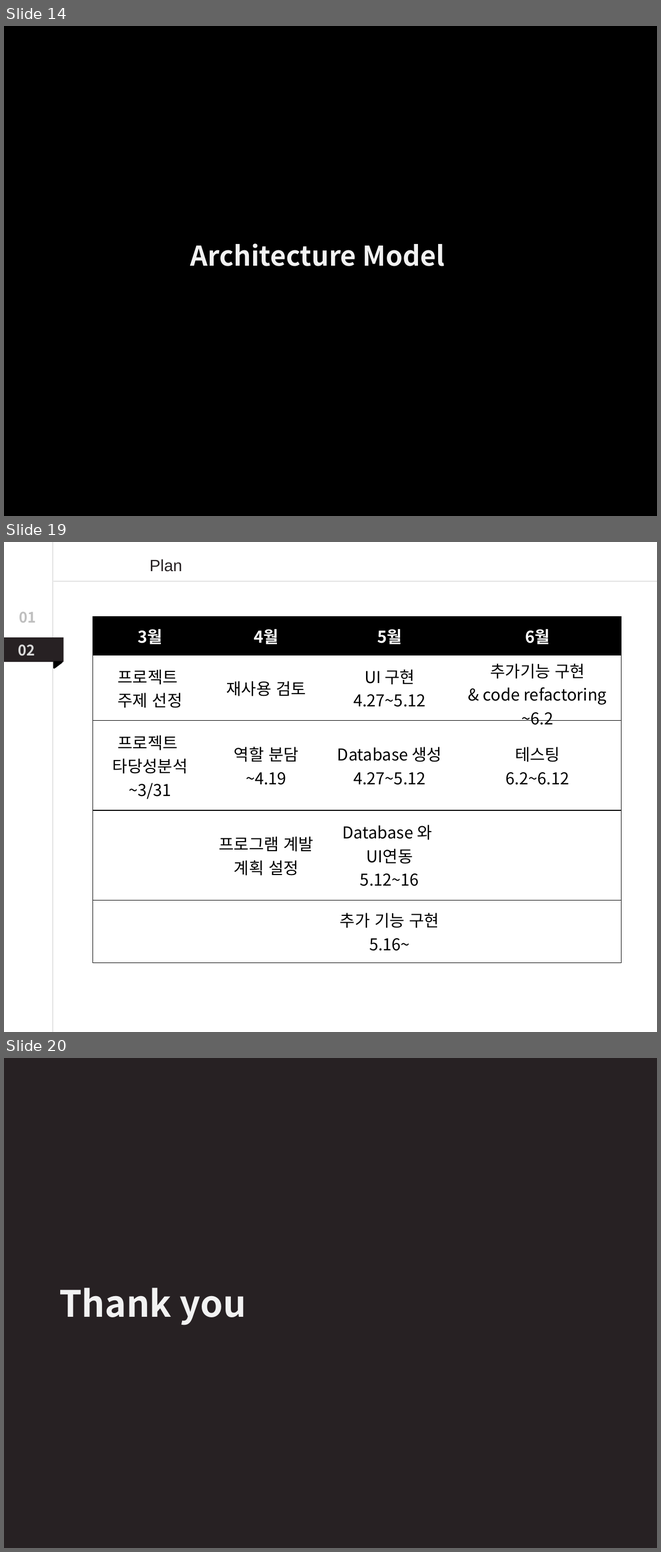
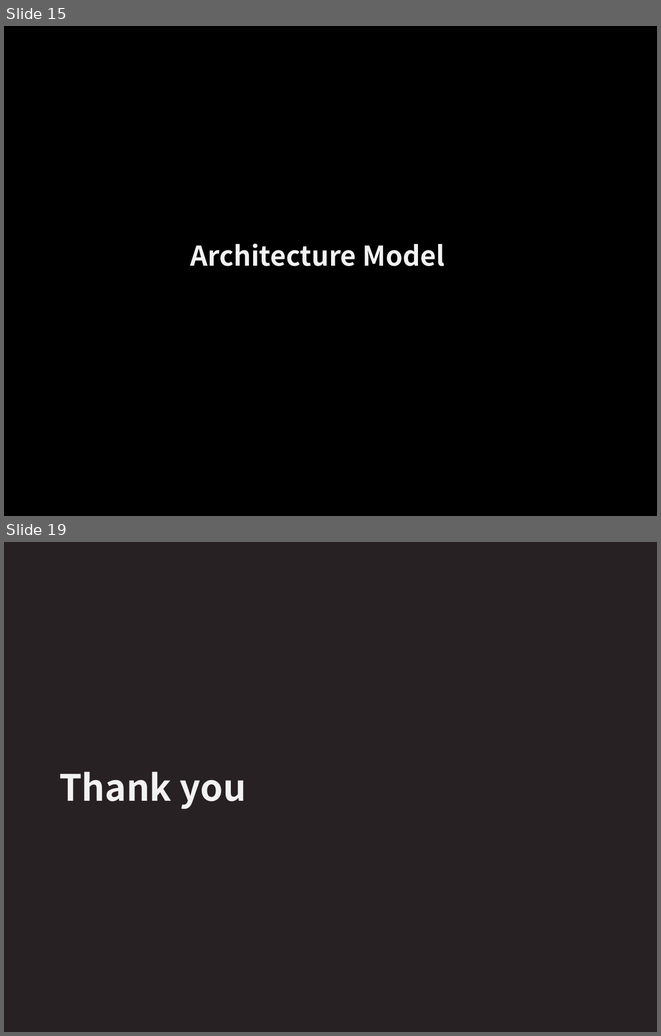
Before and after one commit to DaeunYoon/6team, a slide deck: 6조 발표자료.pptx. Shown one above the other, each under a label of ours: slides 14, 19 and 20 before the commit, slides 15 and 19 after it; the slides between them are not shown. The pictures are 661x1552 and 661x1036 pixels, drawn with LibreOffice and Linux fonts; fonts in the diff are those of the drawing. Boxes give left, top, right and bottom in pixels: in the first picture for what was removed or moved away, otherwise in the second. Text is boxed around its words. In the diff, an @@ line names an element or a change of style, - is before the commit and + after.

```diff
--- a/6조 발표자료.pptx
+++ b/6조 발표자료.pptx
@@ slide 19 removed at (4, 542, 657, 1032), background #FFFFFF @@
@@ line removed from (53, 542) to (53, 1032) @@
@@ text removed at (150, 559, 183, 572) @@
-Plan
@@ line removed from (657, 581) to (54, 581) @@
@@ text removed at (19, 612, 36, 623) @@
-01
@@ table removed at (93, 616, 621, 963), 5 rows, 4 columns @@
-3월 | 4월 | 5월 | 6월
-프로젝트 / 주제 선정 | 재사용 검토 | UI 구현 / 4.27~5.12 | 추가기능 구현 / & code refactoring / ~6.2
-프로젝트 / 타당성분석 ~3/31 | 역할 분담 / ~4.19 | Database 생성 / 4.27~5.12 | 테스팅 / 6.2~6.12
- | 프로그램 계발 계획 설정 | Database 와 / UI연동 / 5.12~16 | 
- |  | 추가 기능 구현 / 5.16~ | 
@@ rectangle removed at (4, 637, 63, 662) @@
@@ text removed at (18, 644, 35, 656) @@
-02
@@ right triangle removed at (54, 662, 62, 668) @@
@@ what was slide 14 is now slide 15 @@
@@ what was slide 20 is now slide 19 @@
```
Also in this commit, not shown: 9 slides changed, 2 slides added, 2 other slides removed.
